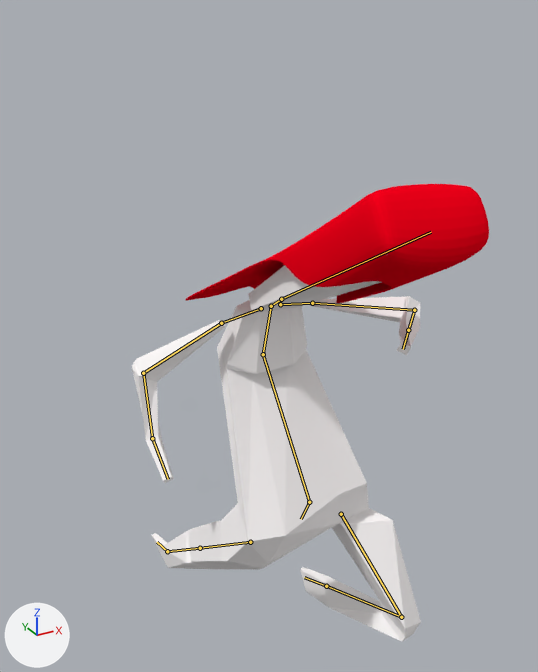
Before and after pictures for a commit that changed the Blender file Cubes 3D/Assets/Resources/Models/Player/PlayerFemale.blend.
Both versions are drawn from a camera (50 mm lens) standing at (-0.624, -1.35, 1.568) and looking at (0.013, -0.191, 0.988). The axes (+X, +Y, +Z) are drawn at lower left. The lights are the same throughout. Both versions are drawn at frame 33 of the action 'fliegen2'; the numbers are the values there. The bones that bend it are drawn over the model as lines.

Names of what the first picture shows: 'Arm.L', 'Arm.R', 'Hair', 'Koerper', 'Kopf'.
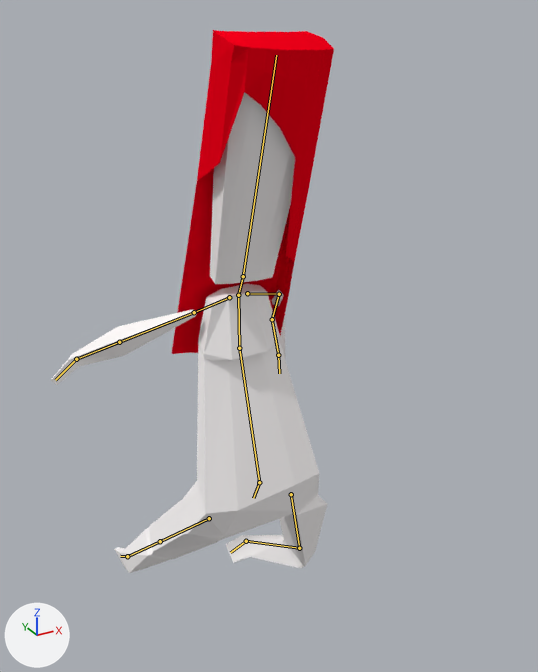
The change, as JSON lines over the scene's bpy script:
```json
{"block": "bone_knie_l", "where": "bone_knie_l = bpy.data.objects['Body-Rig'].pose.bones['Knie.L']  # child of 'Controllbone'"}
{"op": "set", "path": "bone_knie_l.location", "old": "(-0.088, 0.121, 0.437)", "new": "(0.015, 0.182, 0.19)"}
{"block": "bone_ellenbogen_l", "where": "bone_ellenbogen_l = bpy.data.objects['Body-Rig'].pose.bones['Ellenbogen.L']  # child of 'Controllbone'"}
{"op": "set", "path": "bone_ellenbogen_l.location", "old": "(0.037, -0.082, 0.0)", "new": "(-0.197, -0.023, 0.0)"}
{"block": "bone_hand_ik_l", "where": "bone_hand_ik_l = bpy.data.objects['Body-Rig'].pose.bones['Hand-IK.L']  # child of 'Controllbone'"}
{"op": "set", "path": "bone_hand_ik_l.location", "old": "(-0.481, -0.338, -0.088)", "new": "(0.086, -0.169, 0.128)"}
{"op": "set", "path": "bone_hand_ik_l.rotation_quaternion", "old": "(0.335, 0.734, -0.232, 0.544)", "new": "(0.882, 0.397, 0.093, -0.236)", "note": "degrees (128, -72, 5) -> degrees (44, 21, -21)"}
{"block": "bone_fuss_ik_l", "where": "bone_fuss_ik_l = bpy.data.objects['Body-Rig'].pose.bones['Fuss-IK.L']  # child of 'Controllbone'"}
{"op": "set", "path": "bone_fuss_ik_l.location", "old": "(-0.01, -0.362, -0.37)", "new": "(-0.047, -0.212, 0.018)"}
{"op": "set", "path": "bone_fuss_ik_l.rotation_quaternion", "old": "(0.765, 0.623, -0.118, 0.114)", "new": "(0.892, 0.307, -0.101, 0.316)", "note": "degrees (78, -19, 2) -> degrees (31, -22, 33)"}
{"block": "bone_hüfte", "where": "bone_hüfte = bpy.data.objects['Body-Rig'].pose.bones['Hüfte']  # child of 'Controllbone'"}
{"op": "set", "path": "bone_hüfte.location", "old": "(-0.001, -0.181, -0.336)", "new": "(-0.001, -0.081, -0.148)"}
{"block": "bone_hand_ik_r", "where": "bone_hand_ik_r = bpy.data.objects['Body-Rig'].pose.bones['Hand-IK.R']  # child of 'Controllbone'"}
{"op": "set", "path": "bone_hand_ik_r.location", "old": "(0.178, -0.143, 0.089)", "new": "(-0.126, -0.103, 0.033)"}
{"op": "set", "path": "bone_hand_ik_r.rotation_quaternion", "old": "(0.646, 0.556, 0.432, -0.295)", "new": "(0.911, 0.245, 0.124, 0.307)", "note": "degrees (89, 62, 12) -> degrees (32, 4, 38)"}
{"block": "bone_fuss_ik_r", "where": "bone_fuss_ik_r = bpy.data.objects['Body-Rig'].pose.bones['Fuss-IK.R']  # child of 'Controllbone'"}
{"op": "set", "path": "bone_fuss_ik_r.location", "old": "(-0.026, -0.3, -0.038)", "new": "(-0.054, -0.182, 0.115)"}
{"op": "set", "path": "bone_fuss_ik_r.rotation_quaternion", "old": "(0.781, 0.604, -0.124, -0.099)", "new": "(0.877, 0.458, -0.106, -0.102)", "note": "degrees (76, -4, -18) -> degrees (56, -5, -16)"}
{"block": "bone_bauch", "where": "bone_bauch = bpy.data.objects['Body-Rig'].pose.bones['Bauch']"}
{"op": "set", "path": "bone_bauch.rotation_quaternion", "old": "(0.951, -0.308, 0.001, 0.0)", "new": "(0.992, -0.13, 0.001, 0.0)", "note": "degrees (-36, 0, 0) -> degrees (-15, 0, 0)"}
{"block": "bone_brust", "where": "bone_brust = bpy.data.objects['Body-Rig'].pose.bones['Brust']  # child of 'Bauch'"}
{"op": "set", "path": "bone_brust.rotation_quaternion", "old": "(0.87, 0.492, -0.02, 0.012)", "new": "(0.978, 0.209, -0.016, 0.017)", "note": "degrees (59, -3, 0) -> degrees (24, -2, 1)"}
{"block": "bone_hals", "where": "bone_hals = bpy.data.objects['Body-Rig'].pose.bones['Hals']  # child of 'Brust'"}
{"op": "set", "path": "bone_hals.rotation_quaternion", "old": "(0.951, 0.306, 0.023, 0.033)", "new": "(0.977, 0.207, 0.031, 0.031)", "note": "degrees (36, 1, 4) -> degrees (24, 3, 4)"}
{"block": "bone_kopf", "where": "bone_kopf = bpy.data.objects['Body-Rig'].pose.bones['Kopf']  # child of 'Hals'"}
{"op": "set", "path": "bone_kopf.rotation_quaternion", "old": "(0.996, 0.001, -0.07, -0.052)", "new": "(0.984, -0.156, -0.063, -0.052)", "note": "degrees (0, -8, -6) -> degrees (-18, -8, -5)"}
```

Location of each change, (x1, y1, x2, y2) in pixels of the pictures (538 x 672 px):
```json
{"object": "Koerper", "change": "posed", "before": [152, 300, 421, 641], "after": [114, 284, 327, 573], "on screen": "21% narrower, 15% shorter"}
{"object": "Hair", "change": "posed", "before": [185, 184, 489, 303], "after": [172, 30, 334, 354], "on screen": "47% narrower, 171% taller"}
{"object": "Kopf", "change": "posed", "before": [248, 245, 486, 311], "after": [210, 92, 295, 284]}
{"object": "Arm.R", "change": "posed", "before": [132, 320, 225, 483], "after": [51, 309, 197, 385], "on screen": "56% wider, 53% shorter"}
{"object": "Arm.L", "change": "posed", "before": [310, 296, 420, 356], "after": [271, 290, 286, 358]}
{"bone": "Hüfte", "before": "(309, 502) to (301, 519)", "after": "(259, 482) to (253, 498)"}
{"bone": "Bauch", "before": "(309, 502) to (263, 354)", "after": "(259, 482) to (239, 348)"}
{"bone": "Brust", "before": "(263, 354) to (271, 306)", "after": "(239, 348) to (238, 295)"}
{"bone": "Hals", "before": "(271, 306) to (281, 299)", "after": "(238, 295) to (243, 276)"}
{"bone": "Kopf", "before": "(281, 299) to (431, 232)", "after": "(243, 276) to (276, 55)"}
```
